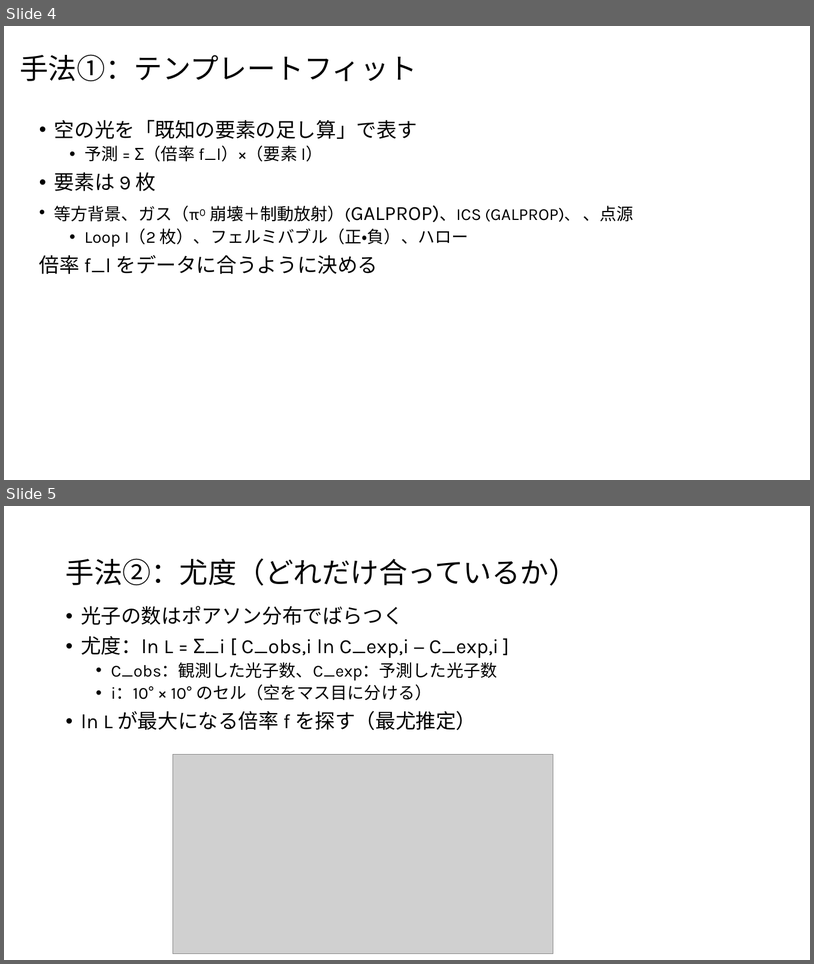
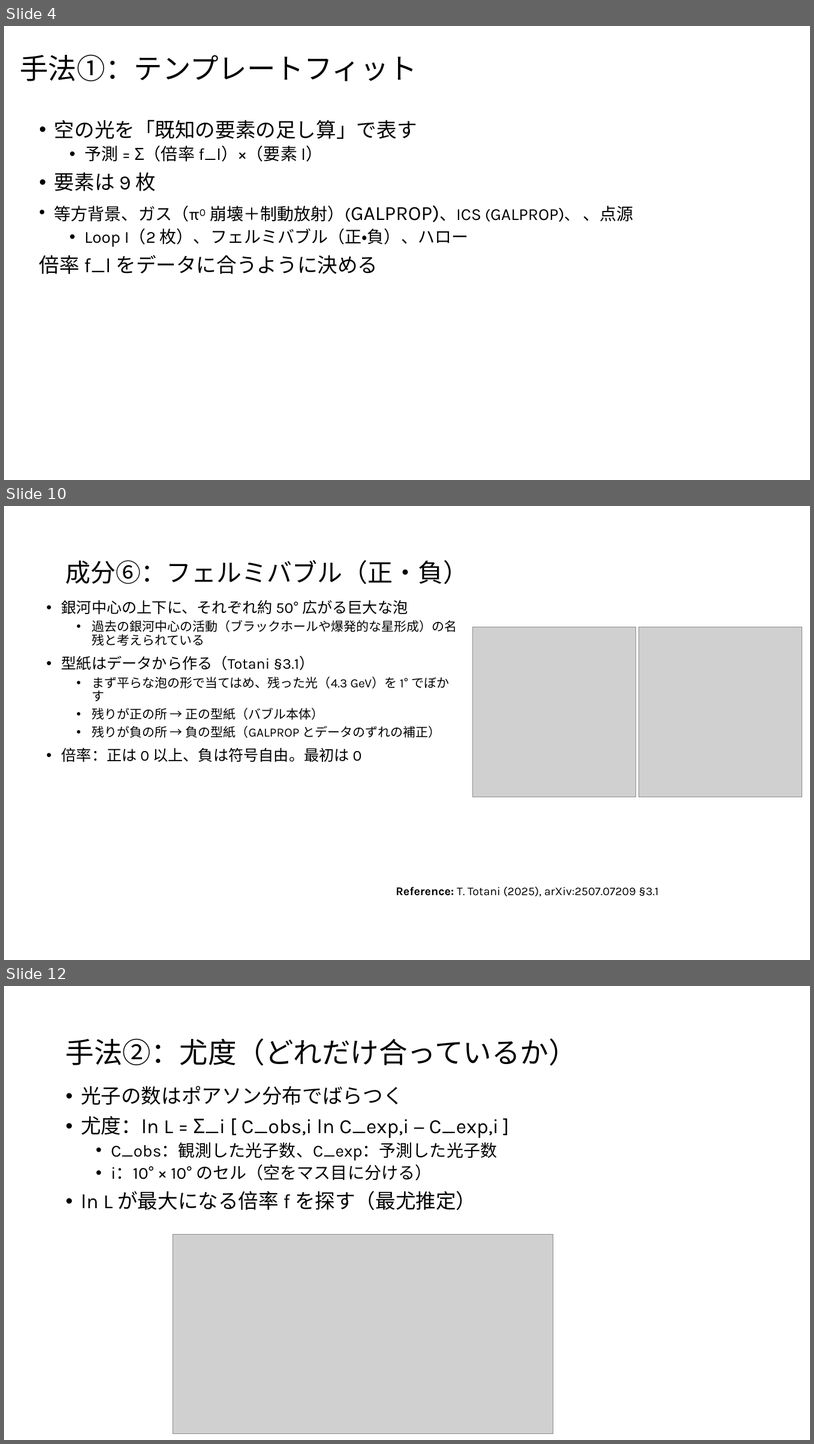
Before and after one commit to Mikann20041029/darkmatter-slides, a slide deck: slides/2026-10-02_研究進捗報告_claude.pptx. Shown one above the other, each under a label of ours: slides 4 and 5 before the commit, slides 4, 10 and 12 after it; the slides between them are not shown. The pictures are 814x964 and 814x1444 pixels, drawn with LibreOffice and Linux fonts; fonts in the diff are those of the drawing; grey boxes stand for pictures. Boxes give left, top, right and bottom in pixels: in the first picture for what was removed or moved away, otherwise in the second. Text is boxed around its words. In the diff, an @@ line names an element or a change of style, - is before the commit and + after.

```diff
--- a/slides/2026-10-02_研究進捗報告_claude.pptx
+++ b/slides/2026-10-02_研究進捗報告_claude.pptx
@@ slide 10 added at bbox=[4, 506, 810, 960], background #FFFFFF @@
@@ title added at bbox=[65, 560, 468, 584], 30 pt, text #000000 @@
+成分⑥：フェルミバブル（正・負）
@@ text added at bbox=[62, 600, 457, 762], 15 pt, text #000000 @@
+• 銀河中心の上下に、それぞれ約 50° 広がる巨大な泡
+  • 過去の銀河中心の活動（ブラックホールや爆発的な星形成）の名残と考えられている
+• 型紙はデータから作る（Totani §3.1）
+  • まず平らな泡の形で当てはめ、残った光（4.3 GeV）を 1° でぼかす
+  • 残りが正の所 → 正の型紙（バブル本体）
+  • 残りが負の所 → 負の型紙（GALPROP とデータのずれの補正）
+• 倍率：正は 0 以上、負は符号自由。最初は 0
@@ picture added at bbox=[473, 627, 636, 796] @@
@@ picture added at bbox=[639, 627, 803, 796] @@
@@ text added at bbox=[396, 886, 659, 896], 14 pt, text #000000 @@
+Reference: T. Totani (2025), arXiv:2507.07209 §3.1
@@ what was slide 5 is now slide 12 @@
```
Also in this commit, not shown: 6 other slides added, 11 other files.
